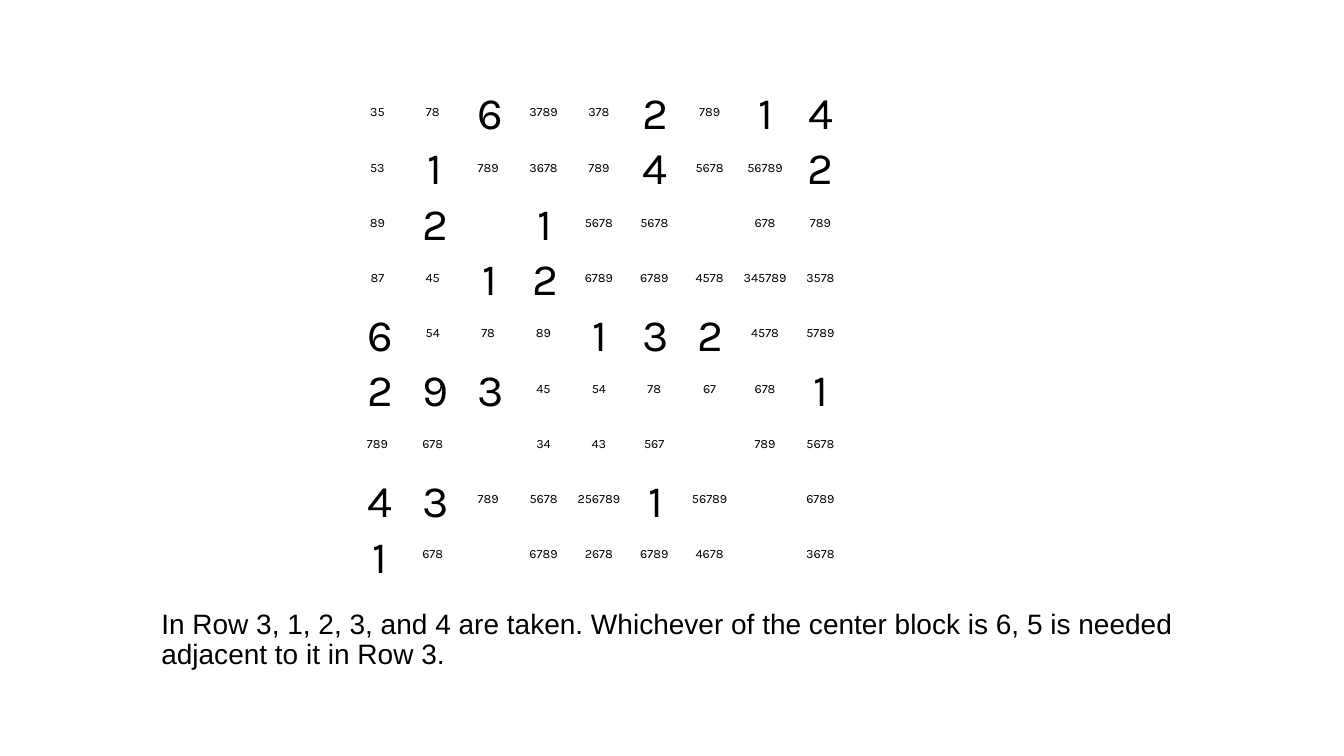
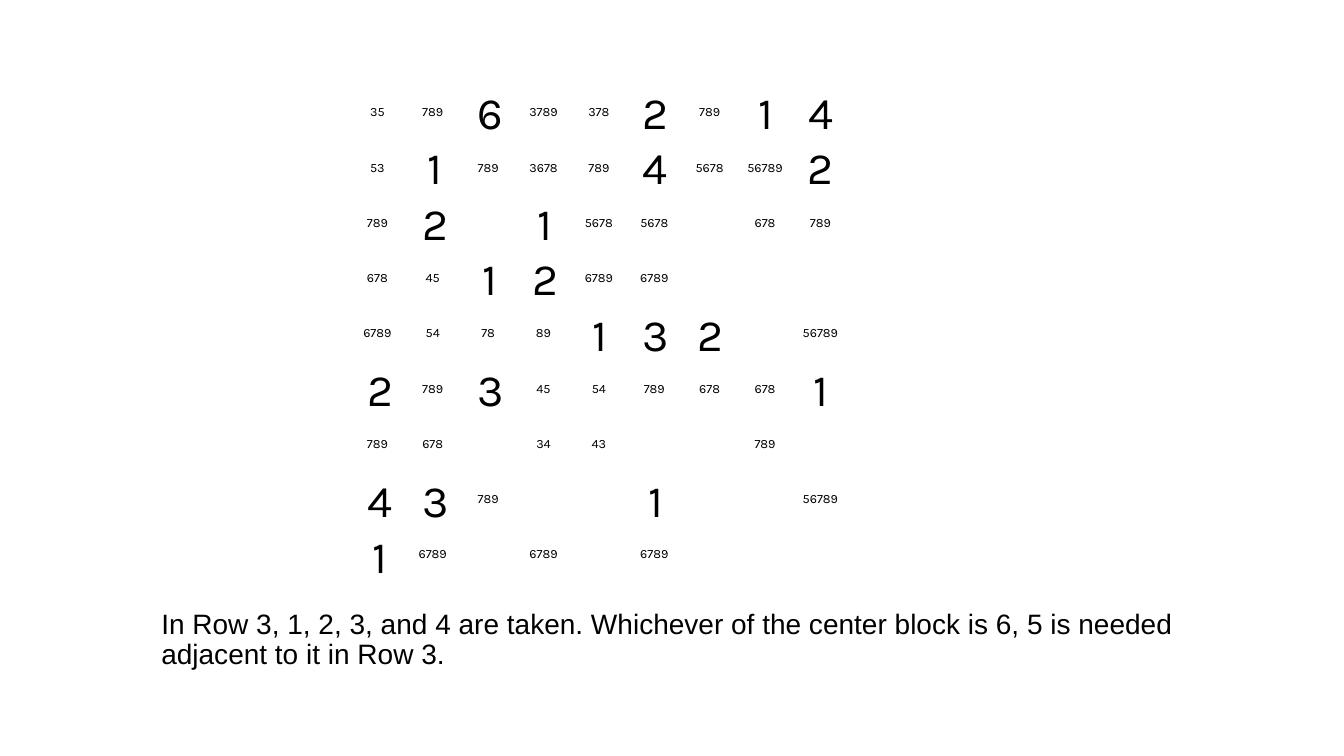
Before and after one commit to jhardis/WSJ_Number_Puzzles, a slide deck: slide 48 of 20260711_2.pptx (slide 59 before the commit). Drawn at 1344x756 pixels with LibreOffice and Linux fonts; fonts in the diff are those of the drawing; background and template pictures are left out. Boxes give left, top, right and bottom in pixels: in the first picture for what was removed or moved away, otherwise in the second. Text is boxed around its words. In the diff, an @@ line names an element or a change of style, - is before the commit and + after.

```diff
--- a/20260711_2.pptx
+++ b/20260711_2.pptx
@@ text at (422,108,443,116): text changed @@
-78
+789
@@ text at (367,219,388,227): text changed @@
-89
+789
@@ text at (367,274,388,282): text changed @@
-87
+678
@@ text removed at (696,274,724,282) @@
-4578
@@ text removed at (744,274,787,282) @@
-345789
@@ text removed at (806,274,834,282) @@
-3578
@@ text "6789": place and size @@
-text "6789" at (806,495,834,503)
+text "6789" at (363,329,391,337)
@@ text removed at (367,322,393,352) @@
-6
@@ text removed at (751,329,779,337) @@
-4578
@@ text at (803,329,838,337): text changed @@
-5789
+56789
@@ text removed at (422,377,448,407) @@
-9
@@ text added at (422,385,443,393), 9 pt, text #000000 @@
+789
@@ text at (644,385,665,393): text changed @@
-78
+789
@@ text at (699,385,720,393): text changed @@
-67
+678
@@ text removed at (644,440,664,448) @@
-567
@@ text removed at (806,440,834,448) @@
-5678
@@ text removed at (530,495,558,503) @@
-5678
@@ text removed at (578,495,621,503) @@
-256789
@@ text "56789": place and size @@
-text "56789" at (692,495,727,503)
+text "56789" at (803,495,838,503)
@@ text at (419,550,447,558): text changed @@
-678
+6789
@@ text removed at (585,550,613,558) @@
-2678
@@ text removed at (696,550,724,558) @@
-4678
@@ text removed at (806,550,834,558) @@
-3678
```
Also in this commit, not shown: 23 other slides changed, 1 slide removed.
